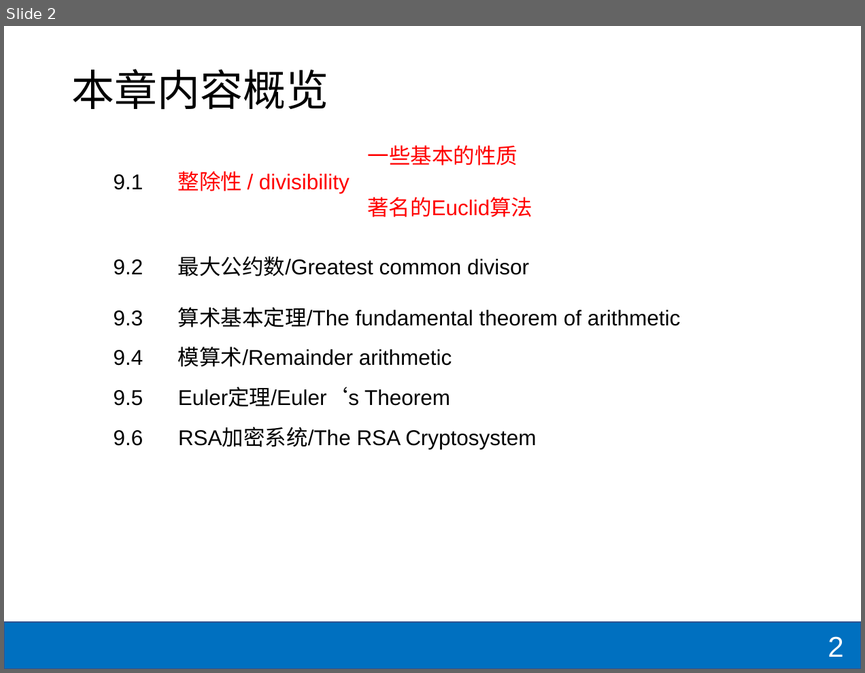
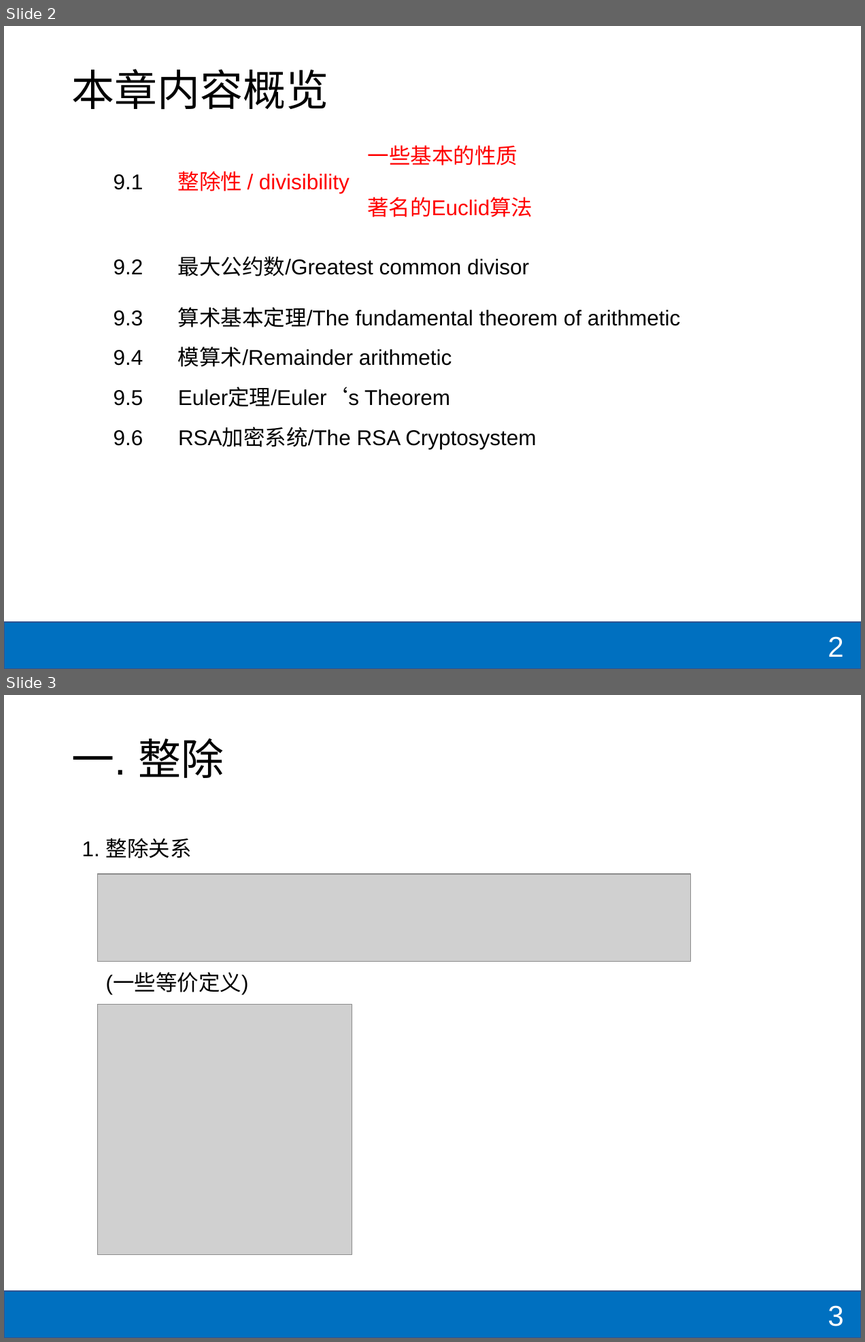
Before and after one commit to shzaiz/dx-public, a slide deck: notes/notes/mcs/9-number-theory/number.pptx. Shown one above the other, each under a label of ours: slide 2 before the commit, slides 2 and 3 after it. The pictures are 865x673 and 865x1342 pixels, drawn with LibreOffice and Linux fonts; fonts in the diff are those of the drawing; grey boxes stand for pictures. Boxes give left, top, right and bottom in pixels: in the first picture for what was removed or moved away, otherwise in the second. Text is boxed around its words. In the diff, an @@ line names an element or a change of style, - is before the commit and + after.

```diff
--- a/notes/notes/mcs/9-number-theory/number.pptx
+++ b/notes/notes/mcs/9-number-theory/number.pptx
@@ slide 3 added at <box>4,695,861,1338</box>, background #FFFFFF; not listed: 1 template element that a slide beside it also shows @@
@@ title added at <box>71,739,224,778</box>, 36 pt, text #000000 @@
+一. 整除
@@ text added at <box>82,838,192,858</box>, 18 pt, text #000000 @@
+1. 整除关系
@@ picture added at <box>97,874,690,962</box> @@
@@ text added at <box>106,973,249,994</box>, 18 pt, text #000000 @@
+(一些等价定义)
@@ picture added at <box>97,1004,352,1255</box> @@
@@ page number added at <box>827,1305,843,1326</box>, 24 pt, text #FFFFFF @@
+3
```
Also in this commit, not shown: 6 other slides added, 12 other files.
